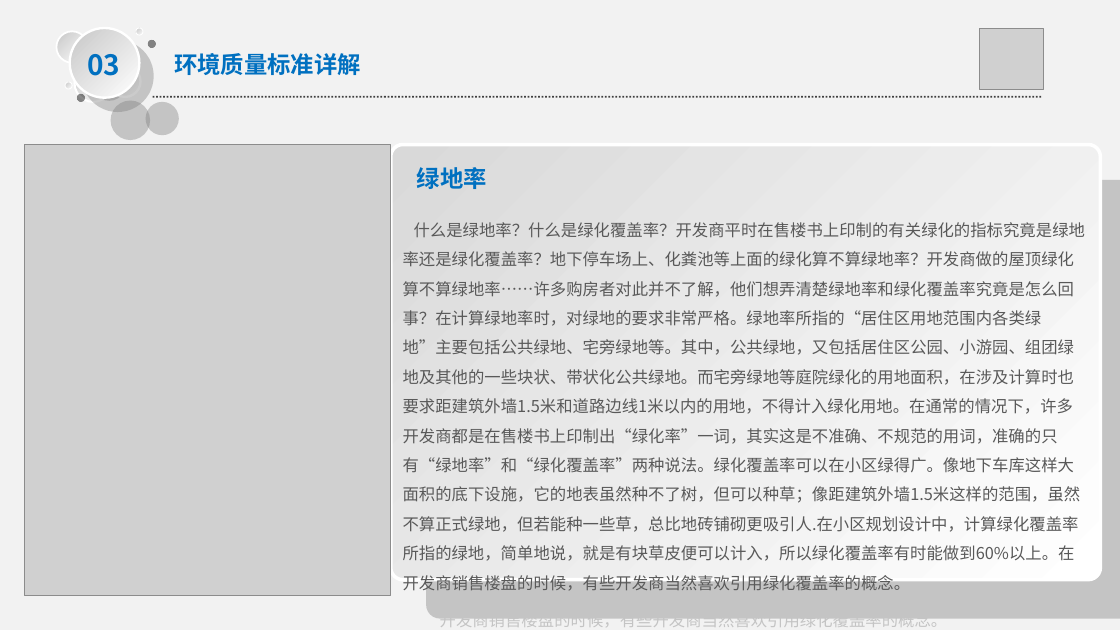
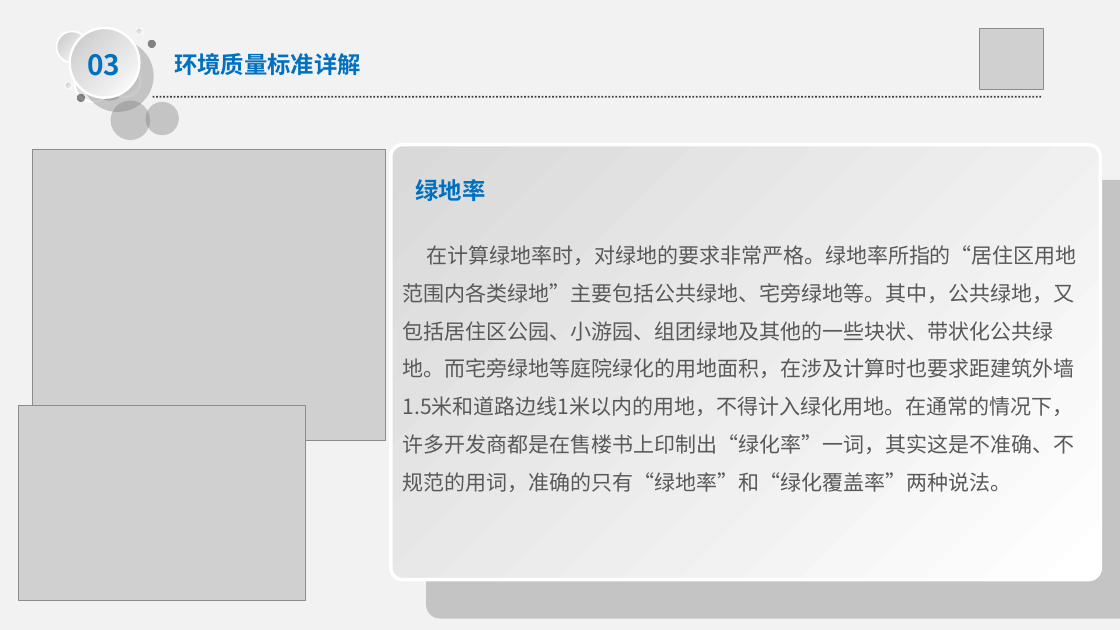
Before and after one commit to PowerYangcl/ddhj, a slide deck: slide 20 of src/main/resource/template/report.ppt (slide 19 before the commit). Drawn at 1120x630 pixels with LibreOffice and Linux fonts; fonts in the diff are those of the drawing; grey boxes stand for pictures. Boxes give left, top, right and bottom in pixels: in the first picture for what was removed or moved away, otherwise in the second. Text is boxed around its words. In the diff, an @@ line names an element or a change of style, - is before the commit and + after.

```diff
--- a/src/main/resource/template/report.ppt
+++ b/src/main/resource/template/report.ppt
@@ picture: place and size @@
-picture at [24, 144, 391, 595]
+picture at [33, 149, 386, 440]
@@ text "绿地率": place and size @@
-text "绿地率" at [417, 167, 487, 189]
+text "绿地率" at [416, 179, 486, 201]
@@ text in rounded rectangle at [403, 283, 1114, 492]: text changed; size 14 to 18 pt @@
-什么是绿地率？什么是绿化覆盖率？开发商平时在售楼书上印制的有关绿化的指标究竟是绿地率还是绿化覆盖率？地下停车场上、化粪池等上面的绿化算不算绿地率？开发商做的屋顶绿化算不算绿地率……许多购房者对此并不了解，他们想弄清楚绿地率和绿化覆盖率究竟是怎么回事？在计算绿地率时，对绿地的要求非常严格。绿地率所指的“居住区用地范围内各类绿地”主要包括公共绿地、宅旁绿地等。其中，公共绿地，又包括居住区公园、小游园、组团绿地及其他的一些块状、带状化公共绿地。而宅旁绿地等庭院绿化的用地面积，在涉及计算时也要求距建筑外墙1.5米和道路边线1米以内的用地，不得计入绿化用地。在通常的情况下，许多开发商都是在售楼书上印制出“绿化率”一词，其实这是不准确、不规范的用词，准确的只有“绿地率”和“绿化覆盖率”两种说法。绿化覆盖率可以在小区绿得广。像地下车库这样大面积的底下设施，它的地表虽然种不了树，但可以种草；像距建筑外墙1.5米这样的范围，虽然不算正式绿地，但若能种一些草，总比地砖铺砌更吸引人.在小区规划设计中，计算绿化覆盖率所指的绿地，简单地说，就是有块草皮便可以计入，所以绿化覆盖率有时能做到60%以上。在开发商销售楼盘的时候，有些开发商当然喜欢引用绿化覆盖率的概念。
+在计算绿地率时，对绿地的要求非常严格。绿地率所指的“居住区用地范围内各类绿地”主要包括公共绿地、宅旁绿地等。其中，公共绿地，又包括居住区公园、小游园、组团绿地及其他的一些块状、带状化公共绿地。而宅旁绿地等庭院绿化的用地面积，在涉及计算时也要求距建筑外墙1.5米和道路边线1米以内的用地，不得计入绿化用地。在通常的情况下，许多开发商都是在售楼书上印制出“绿化率”一词，其实这是不准确、不规范的用词，准确的只有“绿地率”和“绿化覆盖率”两种说法。
@@ picture added at [18, 406, 305, 600] @@
```
Also in this commit, not shown: 11 other slides changed, 2 slides added, 1 slide removed, 2 other files.
